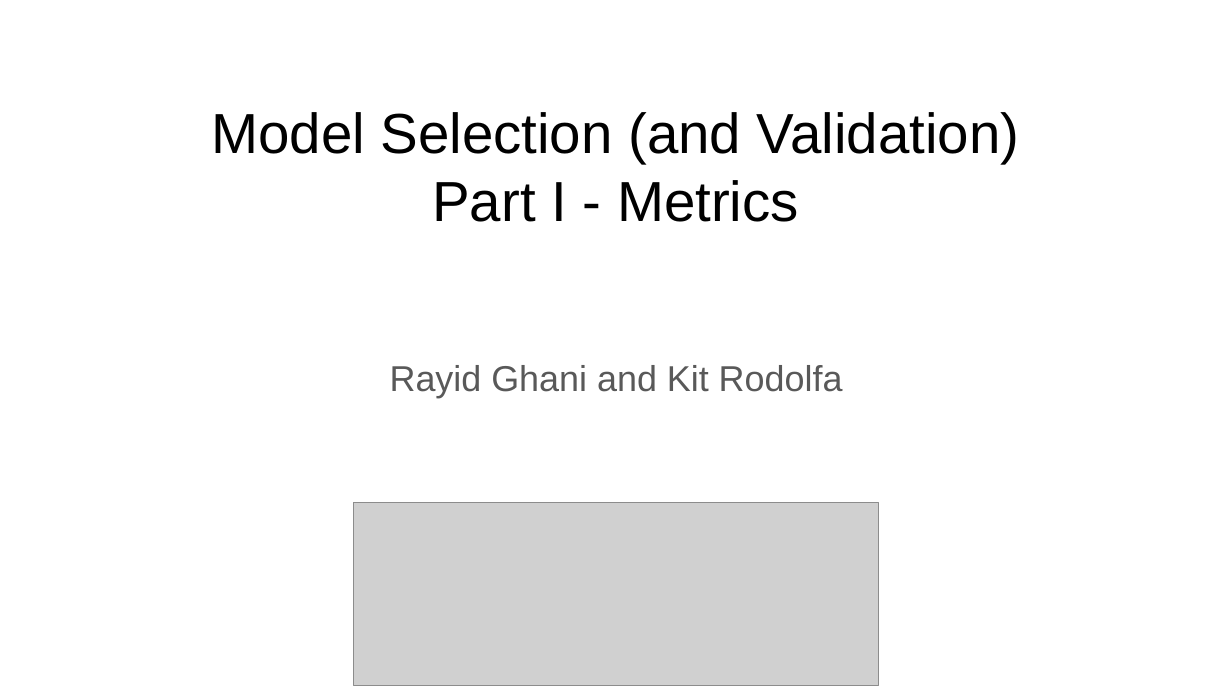
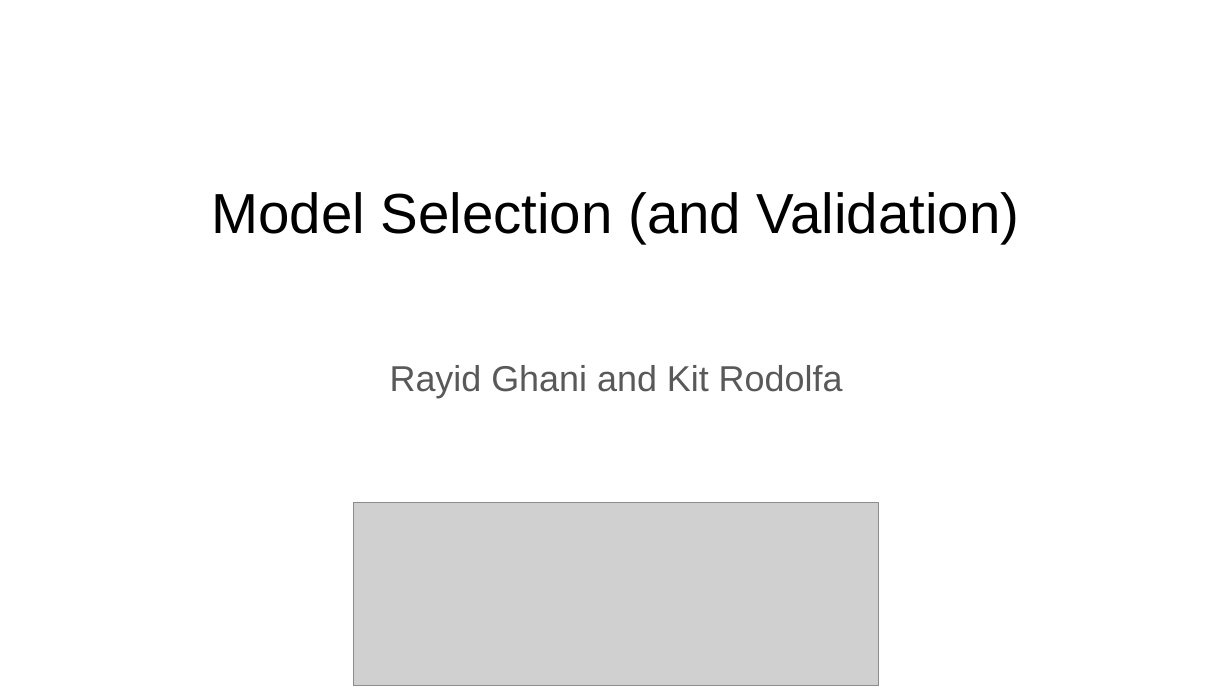
Before and after one commit to dssg/mlforpublicpolicylab, a slide deck: slide 1 of 06 - Performance and Evaluation Pt 1/Model Selection and Validation - Part I.pptx. Drawn at 1232x693 pixels with LibreOffice and Linux fonts; fonts in the diff are those of the drawing; grey boxes stand for pictures. Boxes give left, top, right and bottom in pixels: in the first picture for what was removed or moved away, otherwise in the second. Text is boxed around its words. In the diff, an @@ line names an element or a change of style, - is before the commit and + after.

```diff
--- a/06 - Performance and Evaluation Pt 1/Model Selection and Validation - Part I.pptx
+++ b/06 - Performance and Evaluation Pt 1/Model Selection and Validation - Part I.pptx
@@ text "Model Selection (and Validation)": place and size @@
-text "Model Selection (and Validation)" at [211,112,1019,222]
+text "Model Selection (and Validation)" at [211,192,1019,244]
@@ text at [432,180,799,222]: paragraph removed @@
-Part I - Metrics
```
Also in this commit, not shown: 2 other slides changed, 9 slides added, 1 slide removed.
